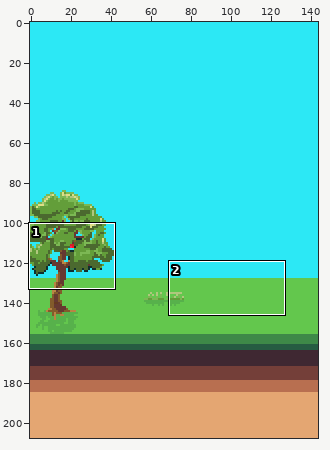
Sprite sheet -- Tamagotchi/Tamagotchi/Assets/Textures/Shop/tree.png. The first picture is a wide view before the edit; the outline marks the close-up.
Close-up. Before the edit:
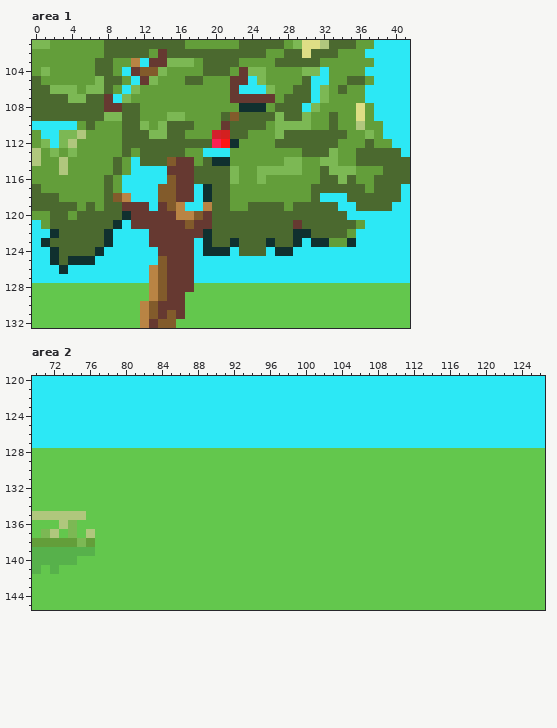
The file is 144x208 pixels. Colours within 5 levels of each other are drawn and written as one. Shown: area 1: x 0..41, y 101..132; area 2: x 70..126, y 120..145.
After:
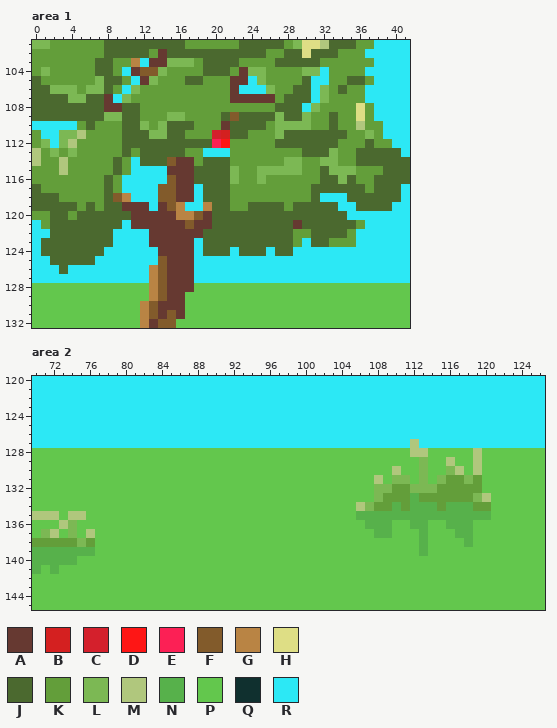
Palette (. is transparent): A #663931  B #d42020  C #d4202c  D #fe1615  E #fc2055  F #825b2b  G #b98444  H #dede85  J #4b692f  K #639e3a  L #7cb854  M #b0c77d  N #57b14b  P #63c74d  Q #10302f  R #2ce8f5
What changed:
{"where": "area 1"}
{"y":108,"x":23,"old":"QQQ","new":"KKK"}
{"y":112,"x":22,"old":"Q","new":"K"}
{"y":114,"x":20,"old":"QQ","new":"JJ"}
{"y":117,"x":19,"old":"Q","new":"J"}
{"y":118,"x":19,"old":"Q","new":"J"}
{"y":120,"x":10,"old":"Q","new":"J"}
{"y":121,"x":9,"old":"Q","new":"J"}
{"y":122,"x":2,"old":"Q","new":"J"}
{"y":122,"x":8,"old":"Q","new":"J"}
{"y":122,"x":19,"old":"Q","new":"J"}
{"y":122,"x":29,"old":"QQ","new":"KK"}
{"y":123,"x":1,"old":"Q","new":"J"}
{"y":123,"x":8,"old":"Q","new":"J"}
{"y":123,"x":19,"old":"Q","new":"J"}
{"y":123,"x":22,"old":"Q","new":"J"}
{"y":123,"x":26,"old":"Q","new":"J"}
{"y":123,"x":29,"old":"Q","new":"K"}
{"y":123,"x":31,"old":"QQ","new":"JJ"}
{"y":123,"x":35,"old":"Q","new":"K"}
{"y":124,"x":1,"old":"RQ","new":"JJ"}
{"y":124,"x":7,"old":"Q","new":"J"}
{"y":124,"x":19,"old":"QQQ","new":"JJJ"}
{"y":124,"x":27,"old":"QQ","new":"JJ"}
{"y":125,"x":2,"old":"Q","new":"J"}
{"y":125,"x":4,"old":"QQQ","new":"JJJ"}
{"y":126,"x":3,"old":"Q","new":"J"}
{"where": "area 2"}
{"y":127,"x":112,"old":"R","new":"M"}
{"y":128,"x":112,"old":"PP","new":"MM"}
{"y":128,"x":119,"old":"P","new":"M"}
{"y":129,"x":113,"old":"P","new":"L"}
{"y":129,"x":116,"old":"P","new":"M"}
{"y":129,"x":119,"old":"P","new":"M"}
{"y":130,"x":110,"old":"P","new":"M"}
{"y":130,"x":113,"old":"P","new":"L"}
{"y":130,"x":116,"old":"PP","new":"LM"}
{"y":130,"x":119,"old":"P","new":"M"}
{"y":131,"x":108,"old":"P","new":"M"}
{"y":131,"x":110,"old":"PP","new":"LL"}
{"y":131,"x":113,"old":"P","new":"L"}
{"y":131,"x":115,"old":"PPPPP","new":"LKKLK"}
{"y":132,"x":108,"old":"PPPPPPPPPPPP","new":"LLKKLLLKKKKK"}
{"y":133,"x":108,"old":"PPPPPPPPPPPPP","new":"LKKKNKKKKKKLM"}
{"y":134,"x":106,"old":"PPPPPPPPPPPPPPP","new":"MLKKNKNNNKNNNKK"}
{"y":135,"x":73,"old":"M","new":"P"}
{"y":135,"x":106,"old":"PPPPPPPPPPPPPPP","new":"NNNNNNNNNNNNNNN"}
{"y":136,"x":107,"old":"PPP","new":"NNN"}
{"y":136,"x":112,"old":"PP","new":"NN"}
{"y":136,"x":116,"old":"PPP","new":"NNN"}
{"y":137,"x":108,"old":"PP","new":"NN"}
{"y":137,"x":113,"old":"P","new":"N"}
{"y":137,"x":117,"old":"PP","new":"NN"}
{"y":138,"x":113,"old":"P","new":"N"}
{"y":138,"x":118,"old":"P","new":"N"}
{"y":139,"x":113,"old":"P","new":"N"}
